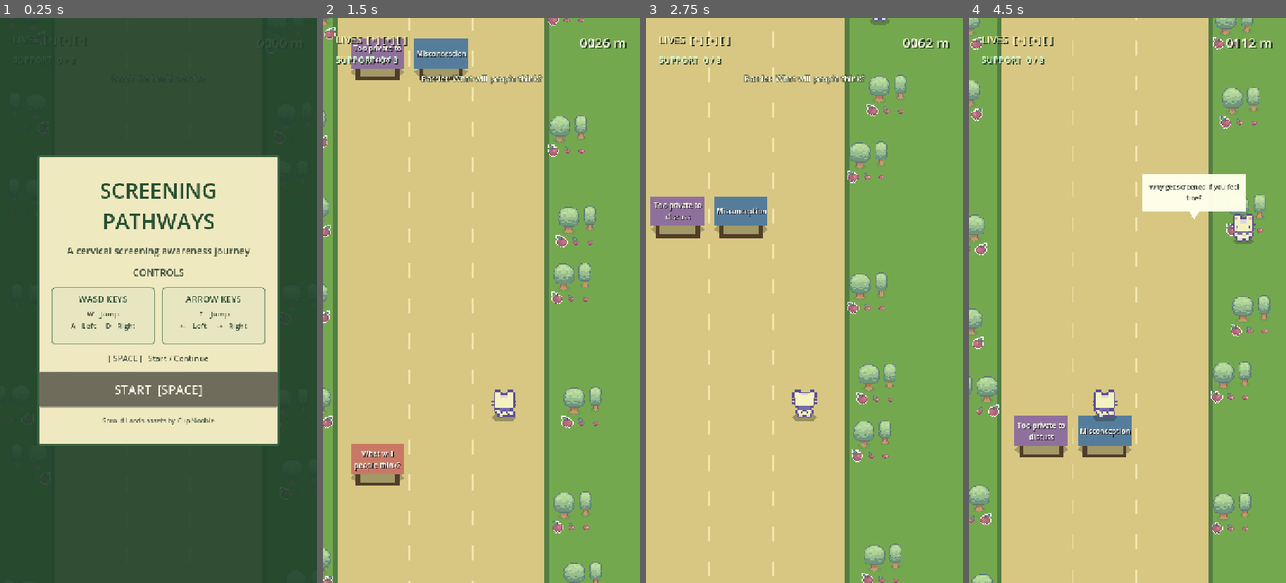
Above: before the commit, frames 1-4 (left to right).
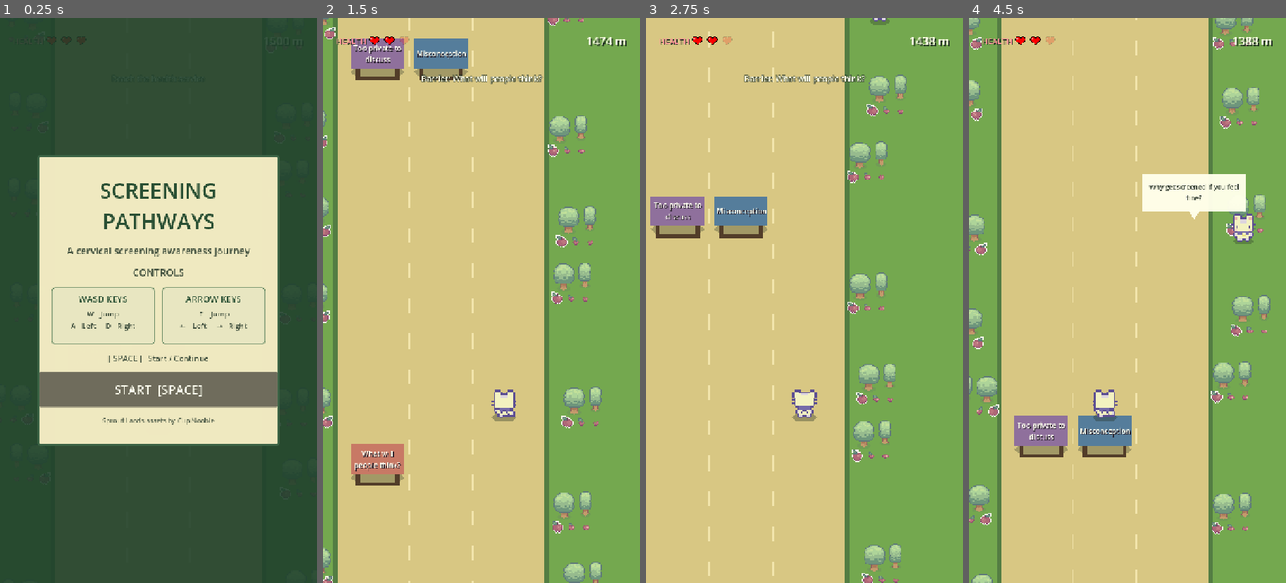
Above: after the commit, the same moments.

Repository: MinhQNguyenn/ScreeningTogether_AU
Game: Godot game, scene res://scenes/main.tscn
The game is run twice, just before and just after one commit, with the same random seed, the same clock (stepped at 60 frames per second) and the same inputs.
Inputs (mouse positions are in pixels of both pictures, inside the frame that each line leads up to):
- Up to frame 1 (0.25 s): no input
- Up to frame 2 (1.5 s): click "START [SPACE]" at 0.5 s; tap Enter at 1.25 s; move the mouse to (551, 272) at 1.27 s; hold D (move_right) from 1.28 s (still down); hold Space (interact) from 1.28 s (still down); click (551, 272) at 1.42 s
- Up to frame 3 (2.75 s): tap W (jump) at 1.52 s; release D (move_right) at 2 s; release Space (interact) at 2 s; drag from (741, 328) to (677, 526) at 2.02 s
- Up to frame 4 (4.5 s): move the mouse to (1159, 176) at 2.77 s; hold D (move_right) 2.78-3.5 s; hold Space (interact) 2.78-3.5 s; click (1159, 176) at 2.92 s; drag from (1111, 413) to (1064, 306) at 3.52 s; move the mouse to (1222, 385) at 4.27 s; hold A (move_left) from 4.28 s (still down); hold Space (interact) from 4.28 s (still down); click (1222, 385) at 4.42 s

The runs differ from the first frame. In frame 1, less than 0.1% of the frame differs, in the area x 17-27%, y 3-5%; in frame 2, 0.6%; in frame 3, 0.7%; in frame 4, 0.7%, in the area x 4-96%, y 3-9%.

Commit message:
Fix: Confusion about game UI element - replace Heart texture in HUD. Confusion about distance - replace distance player ran with _get_remaining_distance_metres(), now run from 1500m to 0m at end

Diff:
--- a/godot-game/scenes/main.tscn
+++ b/godot-game/scenes/main.tscn
@@ -3,6 +3,7 @@
 [ext_resource type="Script" uid="uid://vsh5k7vodm17" path="res://scripts/main.gd" id="1"]
 [ext_resource type="PackedScene" path="res://scenes/player.tscn" id="2"]
 [ext_resource type="PackedScene" path="res://scenes/clinic_finish.tscn" id="3"]
+[ext_resource type="Texture2D" uid="uid://bb35gd2m7bhtk" path="res://assets/heart_pixel.png" id="4_heart"]
 
 [sub_resource type="StyleBoxFlat" id="Panel_style"]
 bg_color = Color(0.96, 0.93, 0.77, 0.97)
@@ -17,6 +18,10 @@
 corner_radius_bottom_left = 6
 
 [sub_resource type="StyleBoxFlat" id="Controls_group_style"]
+content_margin_left = 16.0
+content_margin_top = 12.0
+content_margin_right = 16.0
+content_margin_bottom = 12.0
 bg_color = Color(0.9, 0.9, 0.76, 0.8)
 border_width_left = 2
 border_width_top = 2
@@ -27,10 +32,6 @@
 corner_radius_top_right = 8
 corner_radius_bottom_right = 8
 corner_radius_bottom_left = 8
-content_margin_left = 16.0
-content_margin_top = 12.0
-content_margin_right = 16.0
-content_margin_bottom = 12.0
 
 [node name="Main" type="Node2D" unique_id=2047231791]
 script = ExtResource("1")
@@ -58,7 +59,7 @@
 anchors_preset = 1
 anchor_left = 1.0
 anchor_right = 1.0
-offset_left = -190.0
+offset_left = -300.0
 offset_top = 34.0
 offset_right = -32.0
 offset_bottom = 84.0
@@ -67,35 +68,50 @@
 theme_override_colors/font_shadow_color = Color(0.12, 0.18, 0.13, 0.8)
 theme_override_constants/shadow_offset_x = 3
 theme_override_constants/shadow_offset_y = 3
-theme_override_font_sizes/font_size = 30
-text = "0000 m"
+theme_override_font_sizes/font_size = 26
+text = "1500 m"
 horizontal_alignment = 2
 
-[node name="Lives" type="Label" parent="Interface/HUD" unique_id=1425082516]
+[node name="HealthDisplay" type="HBoxContainer" parent="Interface/HUD"]
 layout_mode = 1
 offset_left = 28.0
 offset_top = 32.0
-offset_right = 310.0
-offset_bottom = 78.0
-theme_override_colors/font_color = Color(1, 0.94, 0.71, 1)
+offset_right = 245.0
+offset_bottom = 72.0
+theme_override_constants/separation = 6
+
+[node name="Label" type="Label" parent="Interface/HUD/HealthDisplay"]
+layout_mode = 2
+theme_override_colors/font_color = Color(1, 0.56, 0.6, 1)
 theme_override_colors/font_shadow_color = Color(0.12, 0.18, 0.13, 0.8)
 theme_override_constants/shadow_offset_x = 3
 theme_override_constants/shadow_offset_y = 3
-theme_override_font_sizes/font_size = 23
-text = "LIVES  [+] [+] [+]"
-
-[node name="Support" type="Label" parent="Interface/HUD" unique_id=618464193]
-layout_mode = 1
-offset_left = 28.0
-offset_top = 80.0
-offset_right = 310.0
-offset_bottom = 122.0
-theme_override_colors/font_color = Color(0.82, 1, 0.84, 1)
-theme_override_colors/font_shadow_color = Color(0.12, 0.18, 0.13, 0.8)
-theme_override_constants/shadow_offset_x = 3
-theme_override_constants/shadow_offset_y = 3
-theme_override_font_sizes/font_size = 20
-text = "SUPPORT  0 / 3"
+theme_override_font_sizes/font_size = 18
+text = "HEALTH"
+
+[node name="Heart1" type="TextureRect" parent="Interface/HUD/HealthDisplay"]
+custom_minimum_size = Vector2(28, 28)
+layout_mode = 2
+mouse_filter = 2
+texture = ExtResource("4_heart")
+expand_mode = 1
+stretch_mode = 5
+
+[node name="Heart2" type="TextureRect" parent="Interface/HUD/HealthDisplay"]
+custom_minimum_size = Vector2(28, 28)
+layout_mode = 2
+mouse_filter = 2
+texture = ExtResource("4_heart")
+expand_mode = 1
+stretch_mode = 5
+
+[node name="Heart3" type="TextureRect" parent="Interface/HUD/HealthDisplay"]
+custom_minimum_size = Vector2(28, 28)
+layout_mode = 2
+mouse_filter = 2
+texture = ExtResource("4_heart")
+expand_mode = 1
+stretch_mode = 5
 
 [node name="Feedback" type="Label" parent="Interface/HUD" unique_id=1049952574]
 layout_mode = 1
@@ -158,65 +174,67 @@
 horizontal_alignment = 1
 autowrap_mode = 2
 
-[node name="ControlsHeading" type="Label" parent="Interface/StartScreen/Panel/Content"]
+[node name="ControlsHeading" type="Label" parent="Interface/StartScreen/Panel/Content" unique_id=1872008717]
 layout_mode = 2
 theme_override_colors/font_color = Color(0.25, 0.31, 0.24, 1)
 theme_override_font_sizes/font_size = 22
 text = "CONTROLS"
 horizontal_alignment = 1
 
-[node name="ControlGroups" type="HBoxContainer" parent="Interface/StartScreen/Panel/Content"]
+[node name="ControlGroups" type="HBoxContainer" parent="Interface/StartScreen/Panel/Content" unique_id=1164404982]
 layout_mode = 2
 theme_override_constants/separation = 16
 alignment = 1
 
-[node name="WasdGroup" type="PanelContainer" parent="Interface/StartScreen/Panel/Content/ControlGroups"]
+[node name="WasdGroup" type="PanelContainer" parent="Interface/StartScreen/Panel/Content/ControlGroups" unique_id=1380137224]
 custom_minimum_size = Vector2(235, 130)
 layout_mode = 2
 theme_override_styles/panel = SubResource("Controls_group_style")
 
-[node name="Content" type="VBoxContainer" parent="Interface/StartScreen/Panel/Content/ControlGroups/WasdGroup"]
+[node name="Content" type="VBoxContainer" parent="Interface/StartScreen/Panel/Content/ControlGroups/WasdGroup" unique_id=873990907]
 layout_mode = 2
 theme_override_constants/separation = 8
 
-[node name="Heading" type="Label" parent="Interface/StartScreen/Panel/Content/ControlGroups/WasdGroup/Content"]
+[node name="Heading" type="Label" parent="Interface/StartScreen/Panel/Content/ControlGroups/WasdGroup/Content" unique_id=168874755]
 layout_mode = 2
 theme_override_colors/font_color = Color(0.16, 0.31, 0.2, 1)
 theme_override_font_sizes/font_size = 20
 text = "WASD KEYS"
 horizontal_alignment = 1
 
-[node name="Keys" type="Label" parent="Interface/StartScreen/Panel/Content/ControlGroups/WasdGroup/Content"]
+[node name="Keys" type="Label" parent="Interface/StartScreen/Panel/Content/ControlGroups/WasdGroup/Content" unique_id=1972085387]
 layout_mode = 2
 theme_override_colors/font_color = Color(0.25, 0.31, 0.24, 1)
 theme_override_font_sizes/font_size = 17
-text = "W   Jump\nA   Left     D   Right"
-horizontal_alignment = 1
-
-[node name="ArrowGroup" type="PanelContainer" parent="Interface/StartScreen/Panel/Content/ControlGroups"]
+text = "W   Jump
+A   Left     D   Right"
+horizontal_alignment = 1
+
+[node name="ArrowGroup" type="PanelContainer" parent="Interface/StartScreen/Panel/Content/ControlGroups" unique_id=723626519]
 custom_minimum_size = Vector2(235, 130)
 layout_mode = 2
 theme_override_styles/panel = SubResource("Controls_group_style")
 
-[node name="Content" type="VBoxContainer" parent="Interface/StartScreen/Panel/Content/ControlGroups/ArrowGroup"]
+[node name="Content" type="VBoxContainer" parent="Interface/StartScreen/Panel/Content/ControlGroups/ArrowGroup" unique_id=1169134523]
 layout_mode = 2
 theme_override_constants/separation = 8
 
-[node name="Heading" type="Label" parent="Interface/StartScreen/Panel/Content/ControlGroups/ArrowGroup/Content"]
+[node name="Heading" type="Label" parent="Interface/StartScreen/Panel/Content/ControlGroups/ArrowGroup/Content" unique_id=1201213465]
 layout_mode = 2
 theme_override_colors/font_color = Color(0.16, 0.31, 0.2, 1)
 theme_override_font_sizes/font_size = 20
 text = "ARROW KEYS"
 horizontal_alignment = 1
 
-[node name="Keys" type="Label" parent="Interface/StartScreen/Panel/Content/ControlGroups/ArrowGroup/Content"]
+[node name="Keys" type="Label" parent="Interface/StartScreen/Panel/Content/ControlGroups/ArrowGroup/Content" unique_id=79199454]
 layout_mode = 2
 theme_override_colors/font_color = Color(0.25, 0.31, 0.24, 1)
 theme_override_font_sizes/font_size = 17
-text = "↑   Jump\n←   Left     →   Right"
-horizontal_alignment = 1
-
-[node name="SpaceControl" type="Label" parent="Interface/StartScreen/Panel/Content"]
+text = "↑   Jump
+←   Left     →   Right"
+horizontal_alignment = 1
+
+[node name="SpaceControl" type="Label" parent="Interface/StartScreen/Panel/Content" unique_id=2129662223]
 layout_mode = 2
 theme_override_colors/font_color = Color(0.25, 0.31, 0.24, 1)
 theme_override_font_sizes/font_size = 18
@@ -285,7 +303,7 @@
 layout_mode = 2
 theme_override_colors/font_color = Color(0.25, 0.31, 0.24, 1)
 theme_override_font_sizes/font_size = 24
-text = "Distance  0 m"
+text = "Remaining distance  1500 m"
 horizontal_alignment = 1
 
 [node name="RestartButton" type="Button" parent="Interface/GameOverScreen/Panel/Content" unique_id=1400220639]
@@ -345,7 +363,7 @@
 layout_mode = 2
 theme_override_colors/font_color = Color(0.25, 0.31, 0.24, 1)
 theme_override_font_sizes/font_size = 24
-text = "Distance  1500 m"
+text = "Remaining distance  0 m"
 horizontal_alignment = 1
 
 [node name="RestartButton" type="Button" parent="Interface/CompletionScreen/Panel/Content" unique_id=439294155]
--- a/godot-game/scripts/clinic_finish.gd
+++ b/godot-game/scripts/clinic_finish.gd
@@ -4,25 +4,44 @@
 signal reached
 
 var has_been_reached: bool = false
+var approaching_player: RunnerPlayer = null
 
 
 func _ready() -> void:
-	# listen for the player crossing the clinic line
+	# Track the player after they enter the finish area. The area's collision
+	# shapes overlap before the player's logical position reaches the line.
 	body_entered.connect(_on_body_entered)
+	body_exited.connect(_on_body_exited)
+
+
+func _physics_process(_delta: float) -> void:
+	if has_been_reached or not is_instance_valid(approaching_player):
+		return
+	if approaching_player.global_position.y > global_position.y:
+		return
+
+	has_been_reached = true
+	reached.emit()
 
 
 func reset_finish() -> void:
 	# let the finish work again after restart
 	has_been_reached = false
+	approaching_player = null
 
 
 func _on_body_entered(body: Node2D) -> void:
-	# ignore anything that isnt the running player (and dont finish twice)
+	# Entering the collision area means the player is approaching the line;
+	# completion happens only when their logical position crosses its centre.
 	if (
 		has_been_reached
 		or not (body is RunnerPlayer)
 		or not body.is_running
 	):
 		return
-	has_been_reached = true
-	reached.emit()
+	approaching_player = body as RunnerPlayer
+
+
+func _on_body_exited(body: Node2D) -> void:
+	if body == approaching_player and not has_been_reached:
+		approaching_player = null
--- a/godot-game/scripts/main.gd
+++ b/godot-game/scripts/main.gd
@@ -13,9 +13,10 @@
 # basic level settings
 const SEGMENT_HEIGHT := 640.0
 const SEGMENTS_AHEAD := 7
-const FINISH_Y := -15000.0
+const ROUTE_DISTANCE_METRES := 1500
+const PIXELS_PER_METRE := 10.0
+const FINISH_Y := -ROUTE_DISTANCE_METRES * PIXELS_PER_METRE
 const MAX_LIVES := 3
-const MAX_CONFIDENCE := 3
 # which track pieces get NPCs and pickups
 const NPC_SEGMENTS := [3, 9, 15, 21, 27, 33, 39, 44]
 const PICKUP_SEGMENTS := [7, 20, 32]
@@ -59,7 +60,6 @@
 var next_segment_y: float = 320.0
 var segment_count: int = 0
 var lives: int = MAX_LIVES
-var confidence: int = 0
 var is_playing: bool = false
 var rng: RandomNumberGenerator = RandomNumberGenerator.new()
 # stops an old message timer from deleting a newer message
@@ -72,8 +72,11 @@
 @onready var player: RunnerPlayer = $Player
 @onready var clinic_finish: ClinicFinish = $Destination
 @onready var score_label: Label = $Interface/HUD/Score
-@onready var lives_label: Label = $Interface/HUD/Lives
-@onready var support_label: Label = $Interface/HUD/Support
+@onready var health_hearts: Array[TextureRect] = [
+	$Interface/HUD/HealthDisplay/Heart1,
+	$Interface/HUD/HealthDisplay/Heart2,
+	$Interface/HUD/HealthDisplay/Heart3,
+]
 @onready var feedback_label: Label = $Interface/HUD/Feedback
 @onready var start_screen: Control = $Interface/StartScreen
 @onready var game_over_screen: Control = $Interface/GameOverScreen
@@ -149,7 +152,6 @@
 	next_segment_y = 320.0
 	segment_count = 0
 	lives = MAX_LIVES
-	confidence = 0
 	is_playing = false
 	clinic_finish.reset_finish()
 	player.reset_player()
@@ -299,18 +301,25 @@
 
 
 func _update_score() -> void:
-	# going forward is negative Y, 10 pixels = 1 metre
-	var distance: int = maxi(0, int(-player.position.y / 10.0))
-	score_label.text = "%04d m" % distance
+	# Show the journey as a clear countdown from 1500 m to the clinic.
+	score_label.text = "%d m" % _get_remaining_distance_metres()
+
+
+func _get_remaining_distance_metres() -> int:
+	var travelled_metres: float = clampf(
+		-player.position.y / PIXELS_PER_METRE,
+		0.0,
+		float(ROUTE_DISTANCE_METRES),
+	)
+	return int(ceil(float(ROUTE_DISTANCE_METRES) - travelled_metres))
 
 
 func _update_hud() -> void:
-	# build the little filled/empty life display
+	# Use image-based hearts so the HUD renders consistently in Web exports.
 	_update_score()
-	var filled_lives: String = "[+] ".repeat(lives)
-	var empty_lives: String = "[ ] ".repeat(MAX_LIVES - lives)
-	lives_label.text = "LIVES  %s%s" % [filled_lives, empty_lives]
-	support_label.text = "SUPPORT  %d / %d" % [confidence, MAX_CONFIDENCE]
+	for heart_index in health_hearts.size():
+		var heart_alpha: float = 1.0 if heart_index < lives else 0.2
+		health_hearts[heart_index].modulate = Color(1.0, 1.0, 1.0, heart_alpha)
 
 
 func _on_player_hit(barrier_name: String) -> void:
@@ -322,16 +331,15 @@
 		return
 	is_playing = false
 	player.stop_run()
-	var distance: int = maxi(0, int(-player.position.y / 10.0))
-	final_score.text = "Distance  %d m" % distance
+	final_score.text = (
+		"Remaining distance  %d m" % _get_remaining_distance_metres()
+	)
 	barrier_message.text = "This path was blocked by: %s" % barrier_name
 	game_over_screen.show()
 
 
 func _on_support_collected(support_name: String) -> void:
 	# Apply the gameplay effect first.
-	confidence = mini(MAX_CONFIDENCE, confidence + 1)
-
 	# Pause the run and show a local screening fact.
 	await _open_support_popup()
 
@@ -381,9 +389,9 @@
 		return
 	is_playing = false
 	player.stop_run()
+	player.position.y = FINISH_Y
 	_update_score()
-	var distance: int = maxi(0, int(-player.position.y / 10.0))
-	completion_score.text = "Distance  %d m" % distance
+	completion_score.text = "Remaining distance  0 m"
 	_show_feedback("Trusted support reached")
 	completion_screen.show()
 
Binary file added: godot-game/assets/heart_pixel.png
Not shown, added: godot-game/assets/heart_pixel.png.import
Not shown, changed: godot-game/export_presets.cfg
Not shown, changed: frontend/public/godot/screening-game/index.pck
Not shown, changed: frontend/public/godot/screening-game/index.wasm
Not shown, changed: godot-game/web_build/index.pck
Not shown, changed: godot-game/web_build/index.wasm
